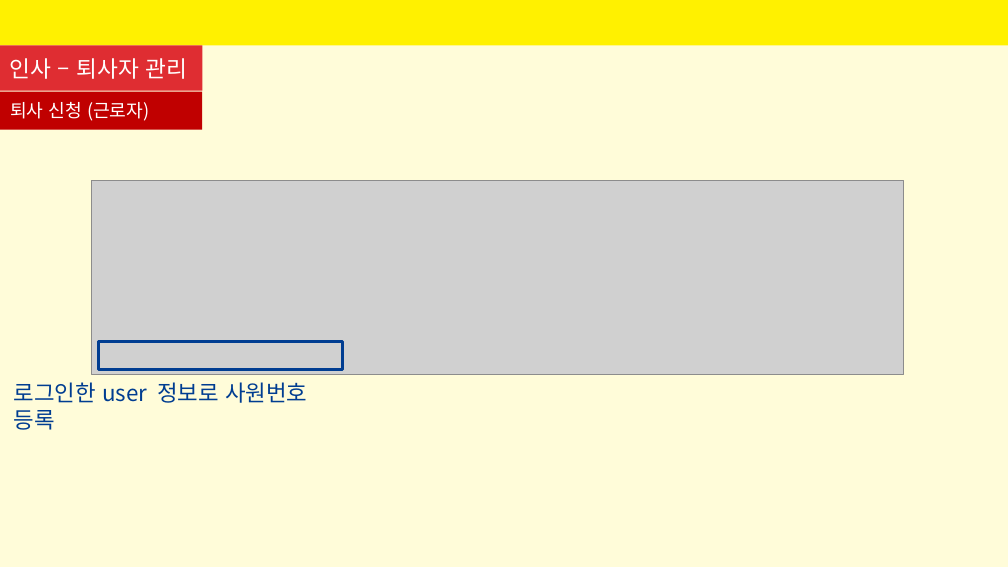
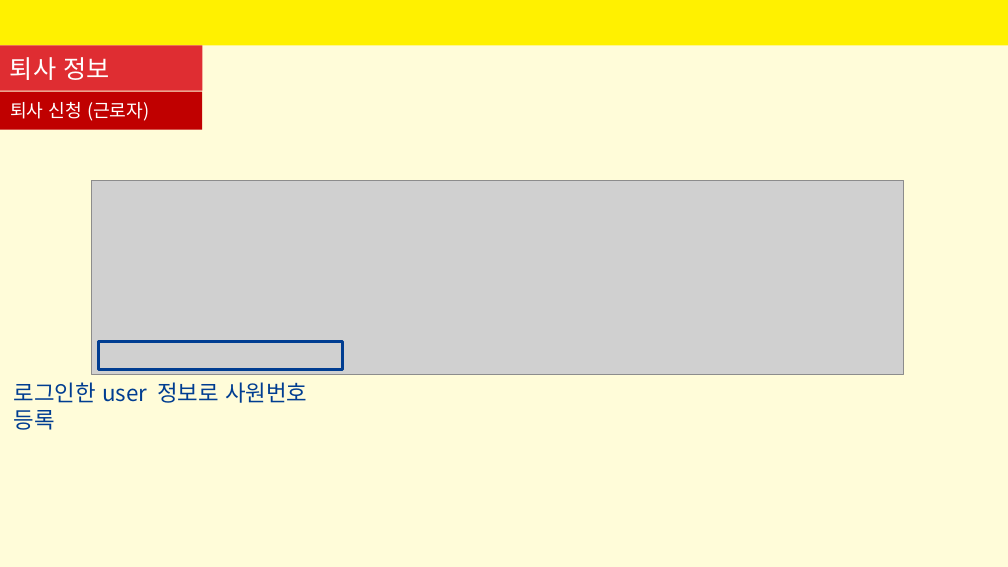
Before and after one commit to SeyoungKim30/HRmanagingApp, a slide deck: slide 37 of 인사프로그램-김세영.pptx (slide 34 before the commit). Drawn at 1008x567 pixels with LibreOffice and Linux fonts; fonts in the diff are those of the drawing; grey boxes stand for pictures. Boxes give left, top, right and bottom in pixels: in the first picture for what was removed or moved away, otherwise in the second. Text is boxed around its words. In the diff, an @@ line names an element or a change of style, - is before the commit and + after.

```diff
--- a/인사프로그램-김세영.pptx
+++ b/인사프로그램-김세영.pptx
@@ title at (x1=10, y1=57, x2=109, y2=80): text changed; size 16.2 to 18 pt @@
-인사 – 퇴사자 관리
+퇴사 정보
```
Also in this commit, not shown: 14 other slides changed, 4 slides added, 18 other files.
